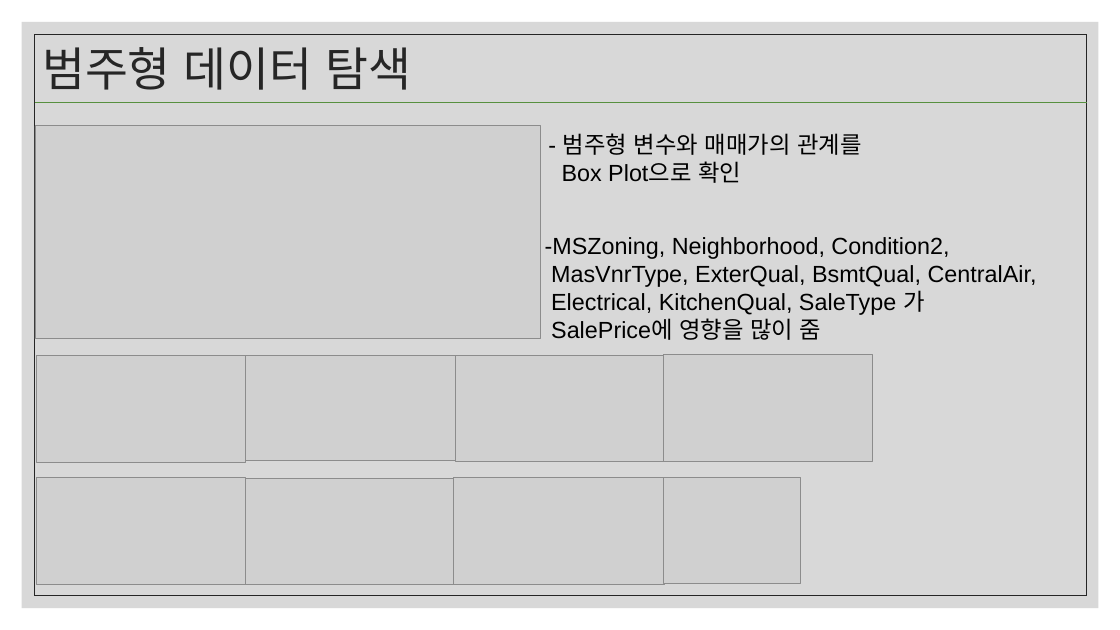
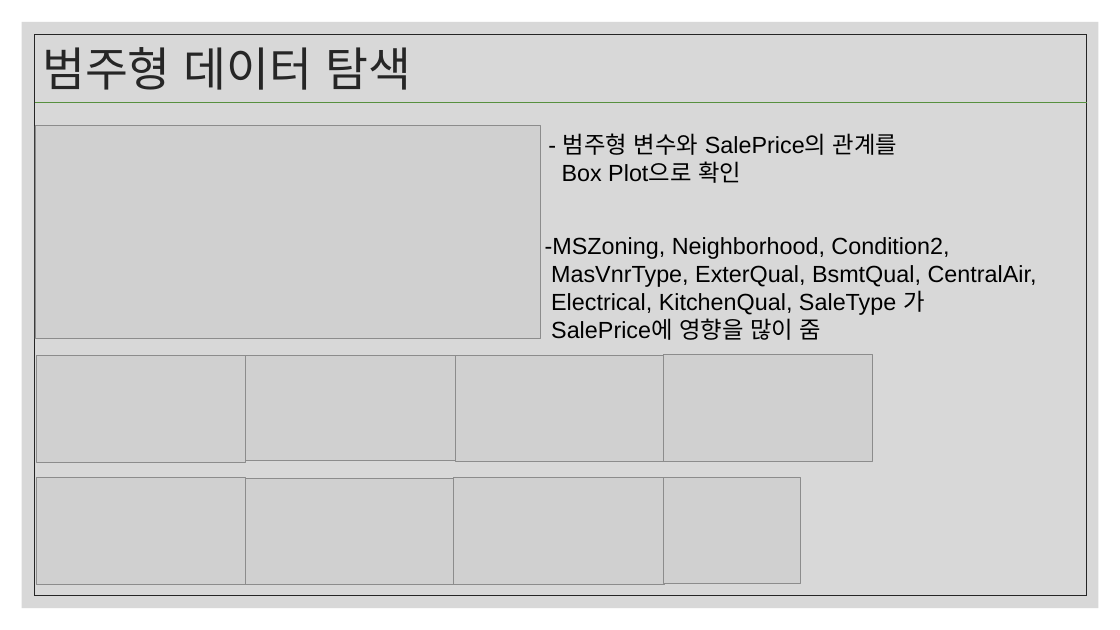
Before and after one commit to LunarLint/HouseSalePrice, a slide deck: slide 15 of 집값예상도출.pptx. Drawn at 1120x630 pixels with LibreOffice and Linux fonts; fonts in the diff are those of the drawing; grey boxes stand for pictures. Boxes give left, top, right and bottom in pixels: in the first picture for what was removed or moved away, otherwise in the second. Text is boxed around its words. In the diff, an @@ line names an element or a change of style, - is before the commit and + after.

```diff
--- a/집값예상도출.pptx
+++ b/집값예상도출.pptx
@@ text at bbox=[562, 133, 897, 183]: text changed @@
-- 범주형 변수와 매매가의 관계를
-Box Plot으로 확인
+- 범주형 변수와 SalePrice의 관계를
+Box Plot으로 확인
```
Also in this commit, not shown: 1 other slide changed.
